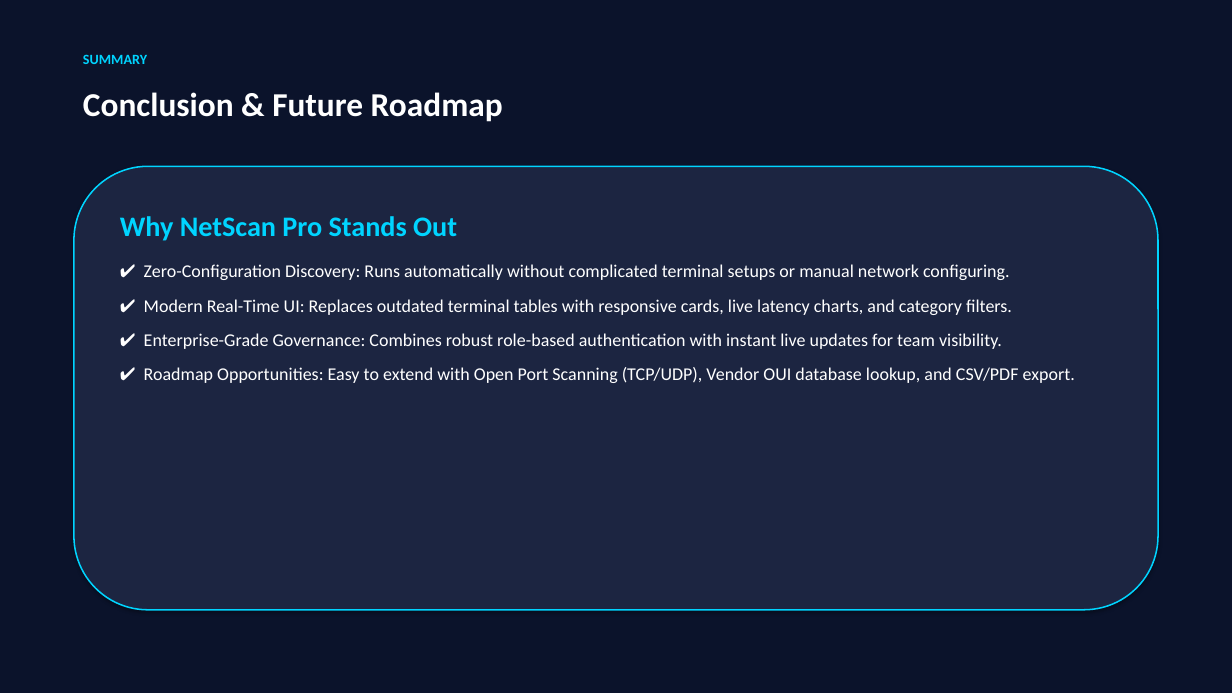
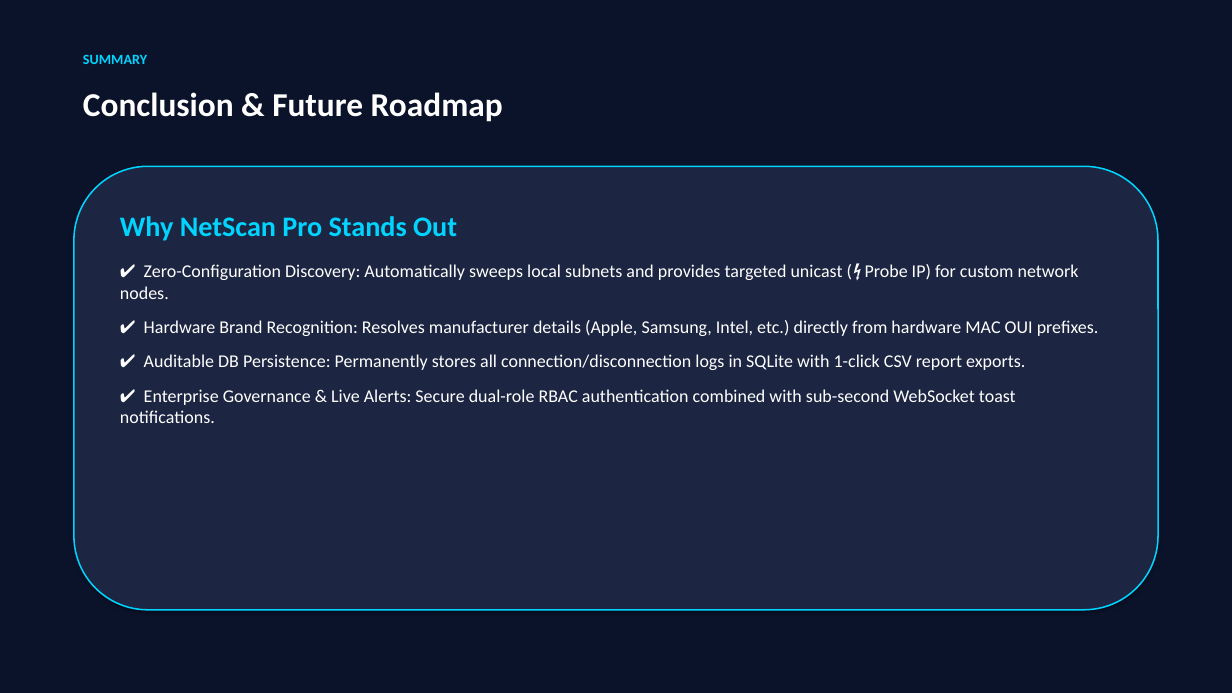
Before and after one commit to MinhaRasheed/Scanner, a slide deck: slide 8 of NetScan_Pro_Presentation.pptx. Drawn at 1232x693 pixels with LibreOffice and Linux fonts; fonts in the diff are those of the drawing. Boxes give left, top, right and bottom in pixels: in the first picture for what was removed or moved away, otherwise in the second. Text is boxed around its words. In the diff, an @@ line names an element or a change of style, - is before the commit and + after.

Commit message:
docs: update presentation slides with Probe IP, OUI vendor recognition, and DB history

```diff
--- a/NetScan_Pro_Presentation.pptx
+++ b/NetScan_Pro_Presentation.pptx
@@ text at [120, 264, 1099, 423]: text changed @@
-✔ Zero-Configuration Discovery: Runs automatically without complicated terminal setups or manual network configuring.
-✔ Modern Real-Time UI: Replaces outdated terminal tables with responsive cards, live latency charts, and category filters.
-✔ Enterprise-Grade Governance: Combines robust role-based authentication with instant live updates for team visibility.
-✔ Roadmap Opportunities: Easy to extend with Open Port Scanning (TCP/UDP), Vendor OUI database lookup, and CSV/PDF export.
+✔ Zero-Configuration Discovery: Automatically sweeps local subnets and provides targeted unicast (⚡ Probe IP) for custom network nodes.
+✔ Hardware Brand Recognition: Resolves manufacturer details (Apple, Samsung, Intel, etc.) directly from hardware MAC OUI prefixes.
+✔ Auditable DB Persistence: Permanently stores all connection/disconnection logs in SQLite with 1-click CSV report exports.
+✔ Enterprise Governance & Live Alerts: Secure dual-role RBAC authentication combined with sub-second WebSocket toast notifications.
```
Also in this commit, not shown: 2 other slides changed, 2 other files.
